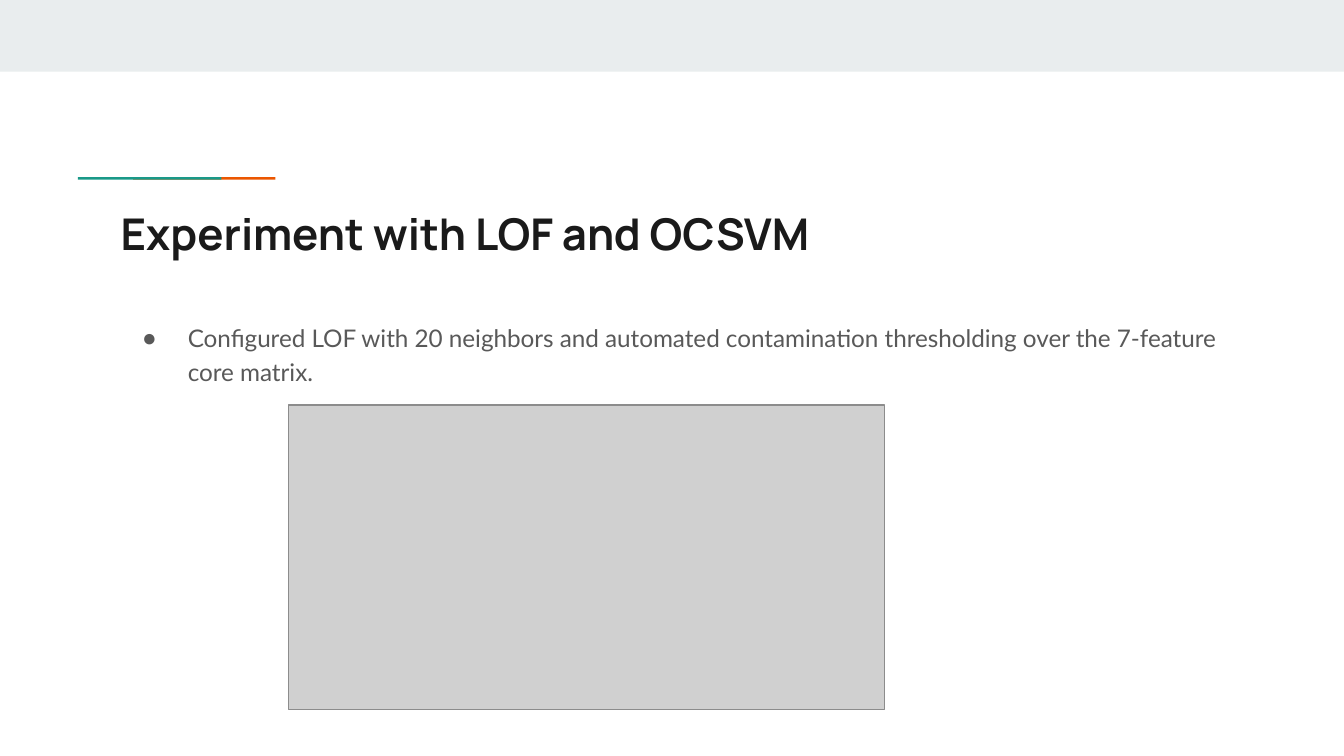
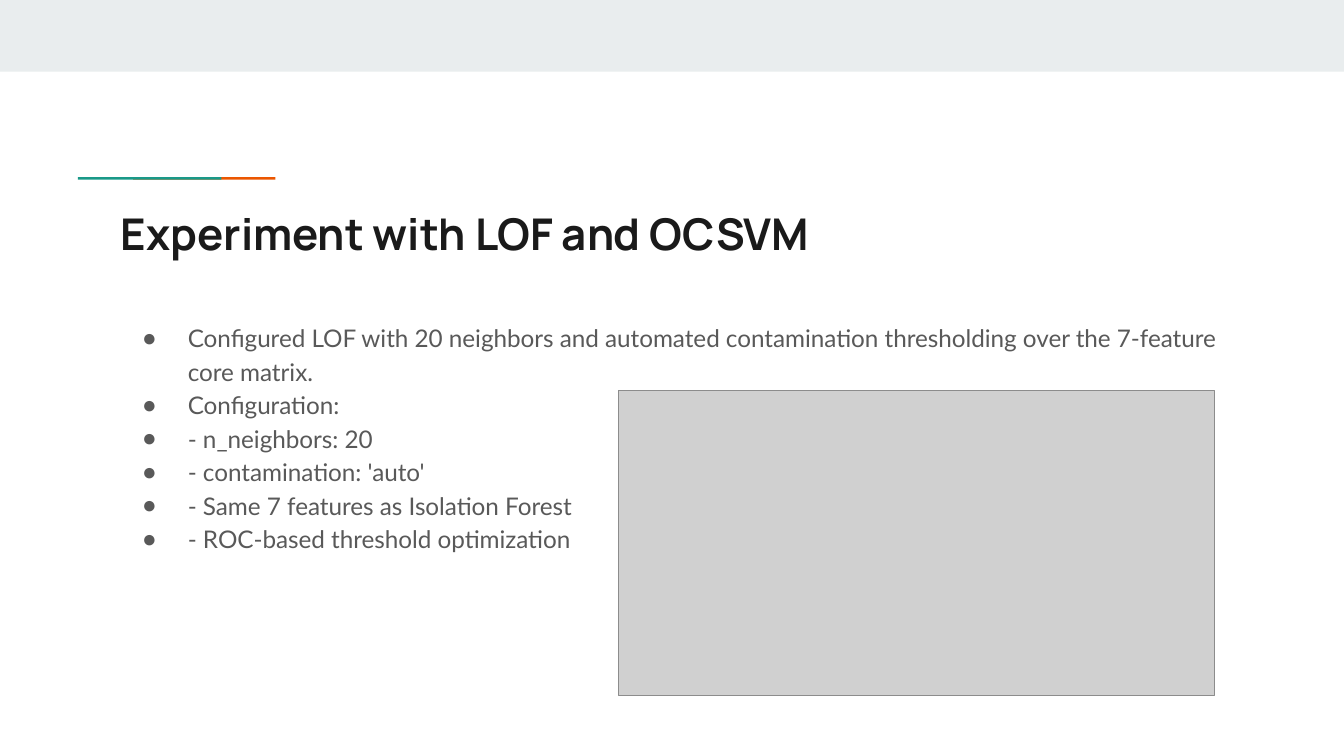
Before and after one commit to kudlamolka/Mtech_FYP, a slide deck: slide 21 of Presentation Slides/FYP Presentation.pptx. Drawn at 1344x756 pixels with LibreOffice and Linux fonts; fonts in the diff are those of the drawing; grey boxes stand for pictures. Boxes give left, top, right and bottom in pixels: in the first picture for what was removed or moved away, otherwise in the second. Text is boxed around its words. In the diff, an @@ line names an element or a change of style, - is before the commit and + after.

```diff
--- a/Presentation Slides/FYP Presentation.pptx
+++ b/Presentation Slides/FYP Presentation.pptx
@@ text at (x1=188, y1=396, x2=572, y2=552): paragraphs added @@
+● Configuration:
+● - n_neighbors: 20
+● - contamination: 'auto'
+● - Same 7 features as Isolation Forest
+● - ROC-based threshold optimization
@@ picture moved from (x1=289, y1=405, x2=884, y2=710) to (x1=618, y1=391, x2=1214, y2=696) @@
```
Also in this commit, not shown: 1 other slide changed, 3 slides added, 2 other files.
